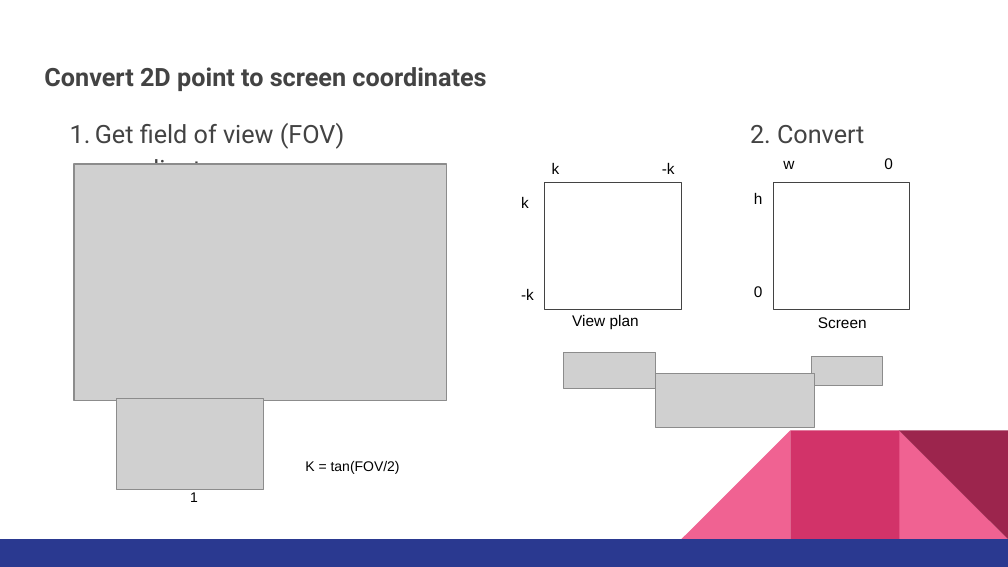
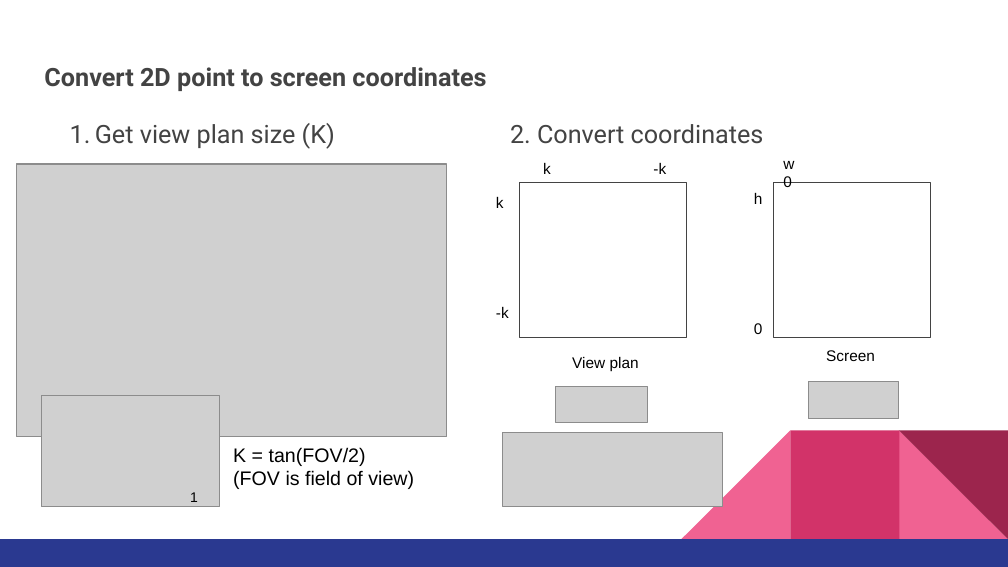
Before and after one commit to CodeChix-OpenSource/CodeChix-Technical-Curriculums, a slide deck: slide 39 of VMware-CodeHouse/PixieGo/Slides/Instructor_Curriculum.pptx (slide 45 before the commit). Drawn at 1008x567 pixels with LibreOffice and Linux fonts; fonts in the diff are those of the drawing; grey boxes stand for pictures. Boxes give left, top, right and bottom in pixels: in the first picture for what was removed or moved away, otherwise in the second. Text is boxed around its words. In the diff, an @@ line names an element or a change of style, - is before the commit and + after.

```diff
--- a/VMware-CodeHouse/PixieGo/Slides/Instructor_Curriculum.pptx
+++ b/VMware-CodeHouse/PixieGo/Slides/Instructor_Curriculum.pptx
@@ text at bbox=[95, 123, 764, 149]: text changed @@
-1. Get field of view (FOV) 2. Convert coordinates
+1. Get view plan size (K) 2. Convert coordinates
@@ text "k -k": place and size @@
-text "k -k" at bbox=[552, 163, 675, 174]
+text "k -k" at bbox=[543, 163, 666, 174]
@@ text "w 0" rewrapped from bbox=[783, 158, 893, 169] to bbox=[783, 161, 794, 169] @@
@@ picture: place and size @@
-picture at bbox=[74, 164, 447, 400]
+picture at bbox=[16, 164, 447, 437]
@@ text "h" rewrapped from bbox=[754, 193, 763, 297] to bbox=[754, 176, 792, 204] @@
@@ text "k" rewrapped from bbox=[521, 197, 534, 300] to bbox=[496, 197, 509, 318] @@
@@ rectangle: place and size @@
-rectangle at bbox=[545, 182, 682, 309]
+rectangle at bbox=[520, 182, 687, 337]
@@ rectangle: place and size @@
-rectangle at bbox=[773, 182, 910, 309]
+rectangle at bbox=[773, 182, 930, 337]
@@ text "View plan": place and size @@
-text "View plan" at bbox=[572, 315, 639, 330]
+text "View plan" at bbox=[572, 357, 639, 372]
@@ text "Screen": place and size @@
-text "Screen" at bbox=[818, 317, 867, 328]
+text "Screen" at bbox=[826, 350, 875, 361]
@@ picture: place and size @@
-picture at bbox=[563, 353, 656, 389]
+picture at bbox=[555, 386, 648, 422]
@@ picture: place and size @@
-picture at bbox=[811, 356, 882, 385]
+picture at bbox=[808, 381, 899, 418]
@@ picture: place and size @@
-picture at bbox=[117, 398, 264, 490]
+picture at bbox=[41, 395, 220, 507]
@@ text "K = tan(FOV/2)": place and size @@
-text "K = tan(FOV/2)" at bbox=[305, 461, 400, 474]
+text "K = tan(FOV/2)" at bbox=[233, 447, 414, 489]
@@ text at bbox=[233, 447, 366, 466]: size 10 to 14 pt in "K = tan(FOV/2)" @@
@@ picture: place and size @@
-picture at bbox=[656, 374, 814, 427]
+picture at bbox=[503, 432, 723, 507]
@@ text at bbox=[233, 470, 414, 489]: paragraph added @@
+(FOV is field of view)
```
Also in this commit, not shown: 26 other slides changed, 13 slides added, 10 slides removed, 18 other files.
